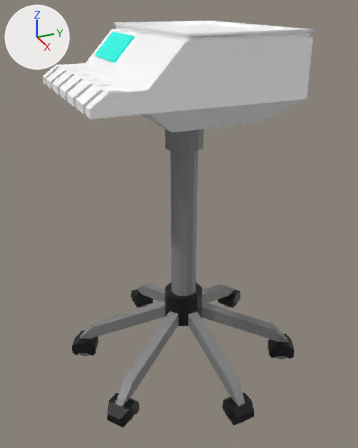
A saved change to the FBX model VRdentist/Assets/Dental/DentalRoom/Model/EquipmaentTable.fbx.
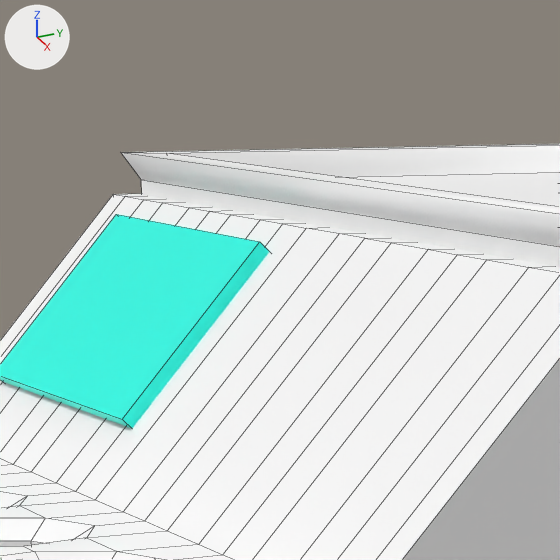
Each version is shown whole from a 50 mm lens placed at (1.287, -1.125, 1.121), pointed at (0.077, -0.58, 0.516), then close up on the part from 27% to 50% of the width and 0% to 18% of the height. Lighting does not change. The marker at upper left points along +X, +Y and +Z. The close-ups show mesh edges as thin lines. Where no turn or scale is listed for an object, it has been applied to the vertices.

Script lines for the objects in view, before the commit:
```python
me_mesh = bpy.data.meshes.new('Mesh')
me_mesh.from_pydata(...)  # 20 vertices, 18 faces; spans x -0.251..0.251, y -0.157..0.157, z -0.009..0.009
me_mesh.materials.append(mat_basicroom)  # picture img_dentalroom_01_png
me_mesh_001 = bpy.data.meshes.new('Mesh.001')
me_mesh_001.from_pydata(...)  # 8 vertices, 6 faces; spans x -0.087..0.087, y -0.031..0.031, z -0.033..0.033
me_mesh_001.materials.append(mat_lambert5)  # picture img_light1_png
me_mesh_002 = bpy.data.meshes.new('Mesh.002')
me_mesh_002.from_pydata(...)  # 427 vertices, 424 faces; spans x -0.249..0.249, y -0.261..0.261, z -0.1..0.1
me_mesh_002.materials.append(mat_basicroom)  # picture img_dentalroom_01_png
ob_pcube7 = bpy.data.objects.new('pCube7', me_mesh_002)
ob_pcube7.location = (0.0748, -0.6223, 0.9399)
ob_pcube8 = bpy.data.objects.new('pCube8', me_mesh_001)
ob_pcube8.location = (-0.0462, -0.7125, 1.0021)
ob_pcube9 = bpy.data.objects.new('pCube9', me_mesh)
ob_pcube9.location = (0.0748, -0.5149, 1.0475)
```
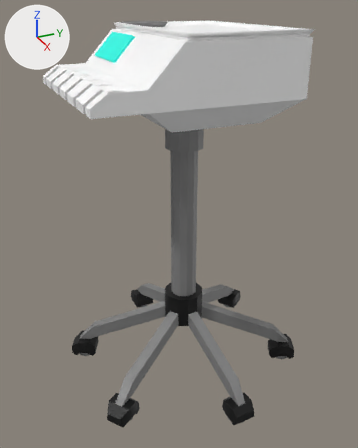
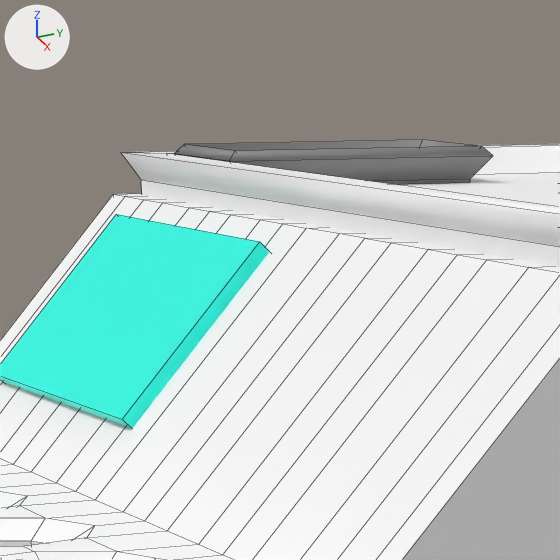
Where the change shows, as pixel boxes [x1, y1, x2, y2] in the close-ups (560 x 560 px):
'pCube107', added
    after: [174, 140, 493, 184]

Edits to the bpy script that builds the scene:
```text
Add me_mesh_004:
    me_mesh_004.from_pydata(...)  # 20 vertices, 18 faces; spans x -0.0352..0.0352, y -0.0564..0.0564, z -0.0017..0.0119
    me_mesh_004.materials.append(mat_stainless)  # picture img_tex_01_png
Add ob_pcube107:
    ob_pcube107 = bpy.data.objects.new('pCube107', me_mesh_004)
    ob_pcube107.location = (-0.1171, -0.5999, 1.0478)
```
